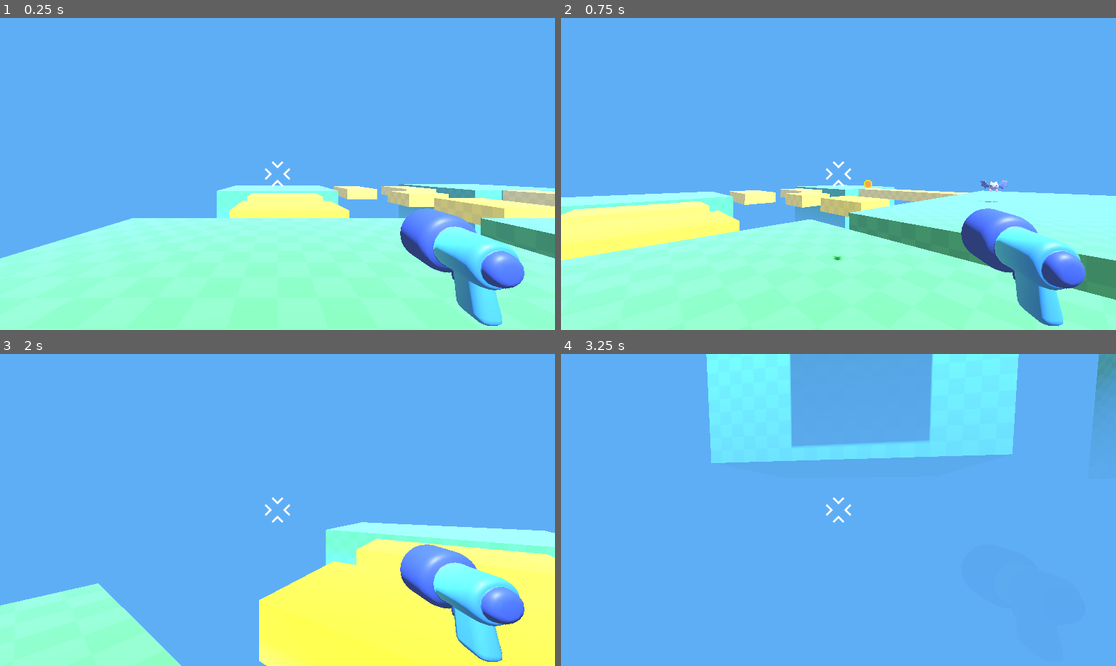
Above: before the commit, frames 1-4 (two rows, left to right).
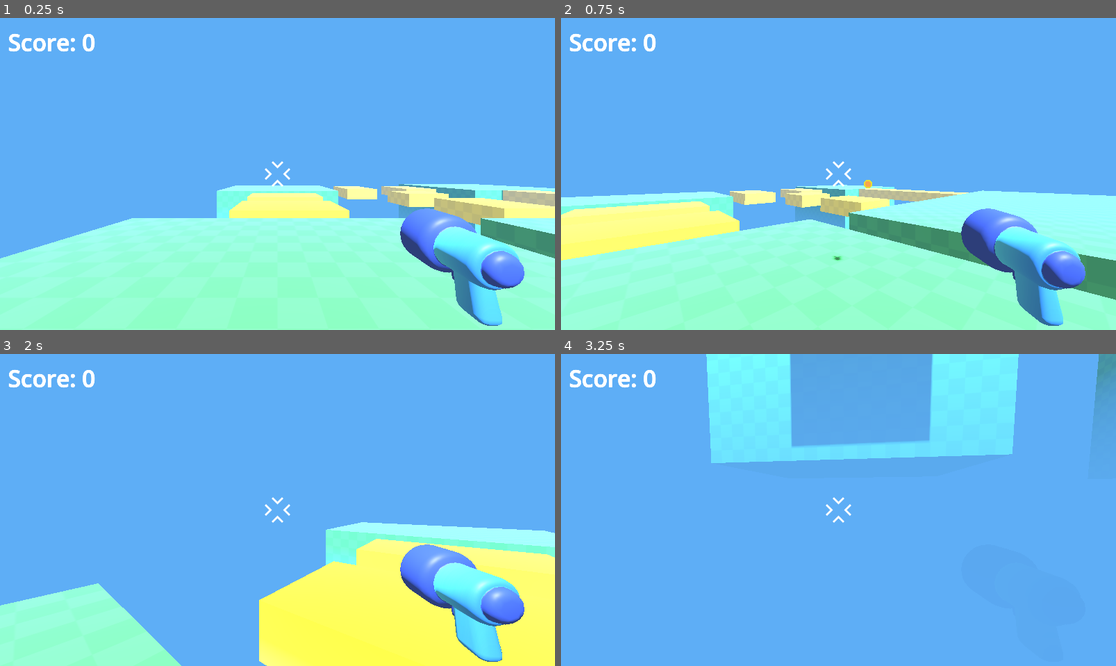
Above: after the commit, the same moments.

Repository: aland96/vampire3D
Game: Godot game, scene res://game.tscn
Same seed, same stepped clock (60 frames per second), same inputs: the game is played once before the commit and once after it.
Inputs (mouse positions are in pixels of both pictures, inside the frame that each line leads up to):
- Up to frame 1 (0.25 s): no input
- Up to frame 2 (0.75 s): tap Enter at 0.5 s; move the mouse to (866, 174) at 0.52 s; press the mouse at (866, 174) at 0.53 s; hold W (move_forward) from 0.53 s (still down)
- Up to frame 3 (2 s): keep holding W (move_forward); tap Space (jump) at 0.77, 1.52 s; move the mouse to (249, 510) at 1.27 s; release the mouse at (249, 510) at 1.28 s; click (249, 510) at 1.35 s
- Up to frame 4 (3.25 s): keep holding W (move_forward); move the mouse to (849, 503) at 2.02 s; press the mouse at (849, 503) at 2.03 s; move the mouse to (832, 516) at 2.77 s; release the mouse at (832, 516) at 2.78 s; click (832, 516) at 2.85 s; tap Space (jump) at 3.02 s

The runs differ from the first frame. In frame 1, 0.4% of the frame differs, in the area x 1-18%, y 5-11%; in frame 2, 0.5%, in the area x 1-81%, y 5-60%; in frame 3, 0.4%; in frame 4, 0.4%.

Commit message:
add score and sound

Diff:
--- /dev/null
+++ b/game.gd
@@ -0,0 +1,12 @@
+extends Node3D
+
+var player_score = 0
+
+func increase_score():
+	player_score += 1
+	%Label.text = "Score: " + str(player_score)
+	pass
+
+func _on_mob_spawner_3d_mob_spawned(mob: Variant) -> void:
+	mob.mob_died.connect(increase_score)
+	pass
--- a/game.tscn
+++ b/game.tscn
@@ -1,9 +1,9 @@
-[gd_scene load_steps=7 format=3 uid="uid://dq6nnj1kchw6f"]
+[gd_scene load_steps=8 format=3 uid="uid://dq6nnj1kchw6f"]
 
 [ext_resource type="PackedScene" uid="uid://dhdeu0l3u6qri" path="res://player/player.tscn" id="1_80nbo"]
 [ext_resource type="Material" uid="uid://b42xmh24r56y0" path="res://level/platform.tres" id="1_feb5d"]
+[ext_resource type="Script" uid="uid://6kl4126c4qt4" path="res://game.gd" id="1_ryrav"]
 [ext_resource type="Material" uid="uid://7ottotfn0kn0" path="res://level/bridge.tres" id="2_fc0e3"]
-[ext_resource type="PackedScene" uid="uid://d1x08urxk3w1h" path="res://mob/mob.tscn" id="4_fc0e3"]
 [ext_resource type="PackedScene" uid="uid://ljygwwn7cp7m" path="res://mob/spawner/mob_spawner_3d.tscn" id="5_7jktm"]
 
 [sub_resource type="Environment" id="Environment_80nbo"]
@@ -17,7 +17,15 @@
 fog_height = -0.4
 fog_height_density = 0.2
 
+[sub_resource type="LabelSettings" id="LabelSettings_7jktm"]
+font_size = 80
+outline_size = 5
+
 [node name="Game" type="Node3D"]
+script = ExtResource("1_ryrav")
+
+[node name="MobSpawner3D" parent="." instance=ExtResource("5_7jktm")]
+transform = Transform3D(1, 0, 0, 0, 1, 0, 0, 0, 1, 24, 0, 8)
 
 [node name="CSGBox3D" type="CSGBox3D" parent="."]
 transform = Transform3D(1, 0, 0, 0, 1, 0, 0, 0, 1, 0, -5, 0)
@@ -95,8 +103,13 @@
 [node name="WorldEnvironment" type="WorldEnvironment" parent="."]
 environment = SubResource("Environment_80nbo")
 
-[node name="Mob" parent="." instance=ExtResource("4_fc0e3")]
-transform = Transform3D(1, 0, 0, 0, 1, 0, 0, 0, 1, 18, 1, -2)
+[node name="Label" type="Label" parent="."]
+unique_name_in_owner = true
+offset_left = 28.0
+offset_top = 28.0
+offset_right = 240.0
+offset_bottom = 105.0
+text = "Score: 0"
+label_settings = SubResource("LabelSettings_7jktm")
 
-[node name="MobSpawner3D" parent="." instance=ExtResource("5_7jktm")]
-transform = Transform3D(1, 0, 0, 0, 1, 0, 0, 0, 1, 24, 0, 8)
+[connection signal="mob_spawned" from="MobSpawner3D" to="." method="_on_mob_spawner_3d_mob_spawned"]
--- a/mob/mob.gd
+++ b/mob/mob.gd
@@ -1,10 +1,13 @@
 extends RigidBody3D
+
+signal mob_died()
 
 var health = 3.0
 var speed = randf_range(2.0, 4.0)
 
 @onready var bat_model: Node3D = %bat_model
-
+@onready var hurt_sound: AudioStreamPlayer3D = %HurtSound
+@onready var ko_sound: AudioStreamPlayer3D = %KOSound
 @onready var player = get_node("/root/Game/Player")
 
 func _physics_process(delta: float) -> void:
@@ -19,7 +22,7 @@
 		return
 
 	bat_model.hurt()
-
+	hurt_sound.play()
 	health -= 1
 
 	if health == 0:
@@ -30,6 +33,8 @@
 		apply_central_impulse(direction * 10.0 + force)
 		%Timer.start()
 		lock_rotation = false
+		mob_died.emit()
+		ko_sound.play()
 	pass
 
 
--- a/mob/mob.tscn
+++ b/mob/mob.tscn
@@ -1,7 +1,9 @@
-[gd_scene load_steps=4 format=3 uid="uid://d1x08urxk3w1h"]
+[gd_scene load_steps=6 format=3 uid="uid://d1x08urxk3w1h"]
 
 [ext_resource type="Script" uid="uid://dgaapnwxw4dg" path="res://mob/mob.gd" id="1_6jlfs"]
 [ext_resource type="PackedScene" uid="uid://dlj1qovqfeg4m" path="res://mob/bat/bat_model.tscn" id="1_7b8ug"]
+[ext_resource type="AudioStream" uid="uid://dh8ln14ngwryw" path="res://mob/mob_take_damage.wav" id="3_mixeo"]
+[ext_resource type="AudioStream" uid="uid://dcybtal7a5fxi" path="res://mob/mob_ko.wav" id="4_jkfaf"]
 
 [sub_resource type="SphereShape3D" id="SphereShape3D_6jlfs"]
 radius = 0.347272
@@ -22,4 +24,12 @@
 wait_time = 2.0
 one_shot = true
 
+[node name="HurtSound" type="AudioStreamPlayer3D" parent="."]
+unique_name_in_owner = true
+stream = ExtResource("3_mixeo")
+
+[node name="KOSound" type="AudioStreamPlayer3D" parent="."]
+unique_name_in_owner = true
+stream = ExtResource("4_jkfaf")
+
 [connection signal="timeout" from="Timer" to="." method="_on_timer_timeout"]
--- a/mob/spawner/mob_spawner_3d.gd
+++ b/mob/spawner/mob_spawner_3d.gd
@@ -1,4 +1,6 @@
 extends Node3D
+
+signal mob_spawned(mob)
 
 @export var mob_to_spawn: PackedScene = null
 
@@ -10,4 +12,5 @@
 	var new_mob = mob_to_spawn.instantiate()
 	add_child(new_mob)
 	new_mob.global_position = marker_3d.global_position
+	mob_spawned.emit(new_mob)
 	pass
--- a/player/player.gd
+++ b/player/player.gd
@@ -41,4 +41,5 @@
 
 	new_bullet.global_transform = %Marker3D.global_transform
 	%Timer.start()
+	%AudioStreamPlayer.play()
 	pass
--- a/player/player.tscn
+++ b/player/player.tscn
@@ -1,8 +1,9 @@
-[gd_scene load_steps=5 format=3 uid="uid://dhdeu0l3u6qri"]
+[gd_scene load_steps=6 format=3 uid="uid://dhdeu0l3u6qri"]
 
 [ext_resource type="PackedScene" uid="uid://b7vmm2o0u7rw5" path="res://player/simple_gun/gun_model.glb" id="1_oul6g"]
 [ext_resource type="Script" uid="uid://6r1o1o0eeaxe" path="res://player/player.gd" id="1_rkbax"]
 [ext_resource type="Texture2D" uid="uid://c0wrqmnmttjo2" path="res://player/reticle.png" id="3_g1dw6"]
+[ext_resource type="AudioStream" uid="uid://bgfelc0wot5j2" path="res://player/gun_shoot.wav" id="4_yw30f"]
 
 [sub_resource type="CapsuleShape3D" id="CapsuleShape3D_kqu6x"]
 
@@ -43,3 +44,7 @@
 unique_name_in_owner = true
 wait_time = 0.3
 one_shot = true
+
+[node name="AudioStreamPlayer" type="AudioStreamPlayer" parent="."]
+unique_name_in_owner = true
+stream = ExtResource("4_yw30f")
Not shown, added: game.gd.uid
